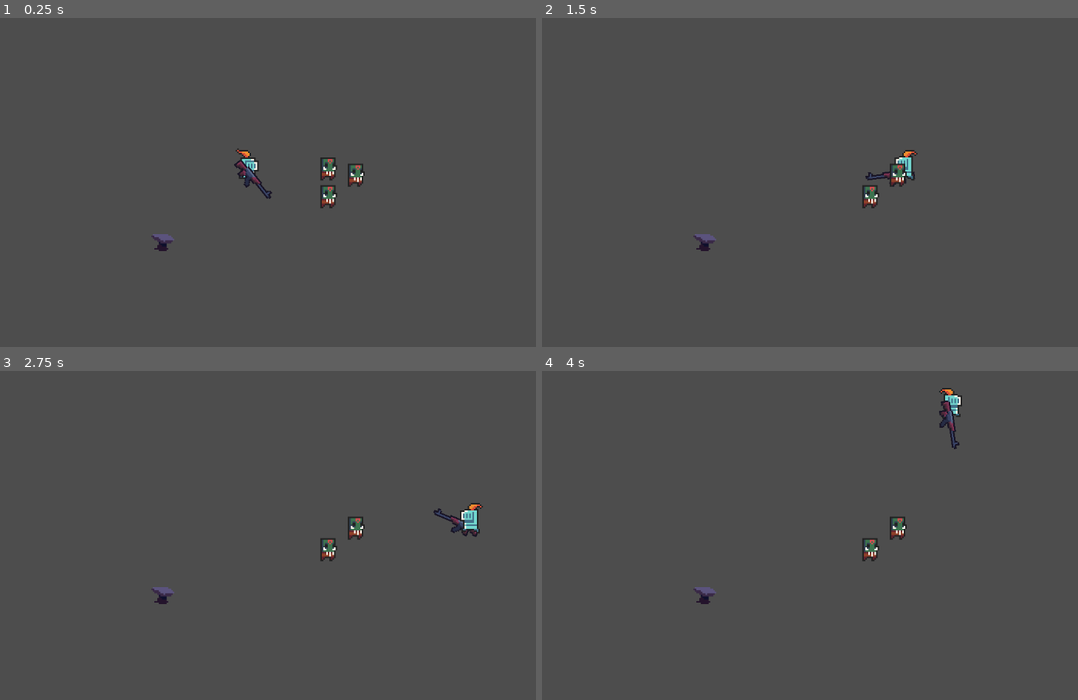
Above: before the commit, frames 1-4 (two rows, left to right).
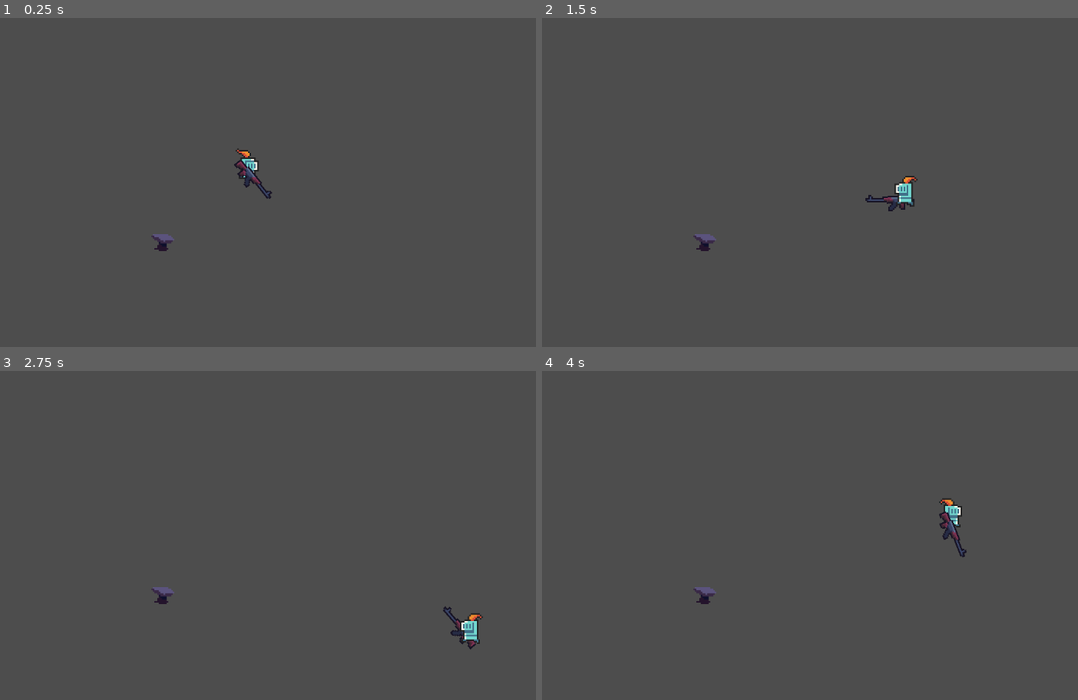
Above: after the commit, the same moments.

Repository: TadeoOrtiz/the-super-forge-game
Game: Godot game, scene res://scenes/test_room.tscn
Two runs of this game, one before a commit and one after it. Both use one fixed random seed, a clock stepped at 60 frames per second and the inputs below.
Inputs (mouse positions are in pixels of both pictures, inside the frame that each line leads up to):
- Up to frame 1 (0.25 s): no input
- Up to frame 2 (1.5 s): move the mouse to (927, 166) at 0.52 s; hold Right (ui_right) 0.53-1.28 s; click (927, 166) at 0.67 s; move the mouse to (681, 198) at 1.27 s; hold Down (ui_down) from 1.28 s (still down)
- Up to frame 3 (2.75 s): move the mouse to (316, 463) at 2.02 s; release Down (ui_down) at 2.03 s; hold Right (ui_right) from 2.03 s (still down)
- Up to frame 4 (4 s): move the mouse to (772, 601) at 2.77 s; release Right (ui_right) at 2.78 s; hold Up (ui_up) 2.78-3.53 s; click (772, 601) at 2.92 s; move the mouse to (976, 584) at 3.52 s; hold Left (ui_left) from 3.53 s (still down)

The runs differ from the first frame. In frame 1, 0.5% of the frame differs, in the area x 59-69%, y 42-58%; in frame 2, 1.0%; in frame 3, 1.2%; in frame 4, 1.2%, in the area x 59-80%, y 5-58%.
Error before the commit: Invalid call. Nonexistent function 'append' in base 'Resource (Inventory)'. (res://scripts/nodes/player.gd:73)

Commit message:
Enemy spawn test

Diff:
--- a/scenes/test_room.tscn
+++ b/scenes/test_room.tscn
@@ -1,25 +1,36 @@
-[gd_scene load_steps=4 format=3 uid="uid://b3hssikqw2bam"]
+[gd_scene load_steps=7 format=3 uid="uid://b3hssikqw2bam"]
 
 [ext_resource type="PackedScene" uid="uid://cdbxpauih6rdh" path="res://nodes/player.tscn" id="1_cjdlg"]
 [ext_resource type="PackedScene" uid="uid://c41hrrl0leucj" path="res://nodes/enemy.tscn" id="2_fw113"]
 [ext_resource type="PackedScene" uid="uid://bpefgq0bmv2m" path="res://nodes/anvil.tscn" id="3_ljf3f"]
+[ext_resource type="Script" path="res://scripts/nodes/enemy_spawner.gd" id="4_yepww"]
+[ext_resource type="Script" path="res://scripts/resources/spawn_info.gd" id="5_88q6c"]
+
+[sub_resource type="Resource" id="Resource_25b6t"]
+script = ExtResource("5_88q6c")
+time_start = 1
+time_end = 60
+enemy = ExtResource("2_fw113")
+enemy_num = 10
+enemy_spawn_delay = 1
 
 [node name="TestRoom" type="Node2D"]
 
 [node name="Player" parent="." instance=ExtResource("1_cjdlg")]
 position = Vector2(-8, -3)
 
-[node name="Enemy" parent="." instance=ExtResource("2_fw113")]
-position = Vector2(44, -2)
-
-[node name="Enemy2" parent="." instance=ExtResource("2_fw113")]
-position = Vector2(44, 16)
-
-[node name="Enemy3" parent="." instance=ExtResource("2_fw113")]
-position = Vector2(62, 2)
-
 [node name="Camera2D" type="Camera2D" parent="."]
 zoom = Vector2(3, 3)
 
 [node name="Anvil" parent="." instance=ExtResource("3_ljf3f")]
 position = Vector2(-63, 37)
+
+[node name="EnemySpawner" type="Node2D" parent="." node_paths=PackedStringArray("player")]
+script = ExtResource("4_yepww")
+spawns = Array[ExtResource("5_88q6c")]([SubResource("Resource_25b6t")])
+player = NodePath("../Player")
+
+[node name="Timer" type="Timer" parent="EnemySpawner"]
+autostart = true
+
+[connection signal="timeout" from="EnemySpawner/Timer" to="EnemySpawner" method="_on_timer_timeout"]
--- a/scripts/nodes/enemy.gd
+++ b/scripts/nodes/enemy.gd
@@ -5,6 +5,9 @@
 
 @export var loot : Item
 
+func _physics_process(delta):
+    velocity = -global_position.normalized() * 40
+    move_and_slide()
 
 func on_death(target : Node):
     if target is Projectile:
--- /dev/null
+++ b/scripts/nodes/enemy_spawner.gd
@@ -0,0 +1,54 @@
+extends Node2D
+
+@export var spawns: Array[SpawnInfo] = []
+@export var player: Node
+
+@export var time = 0
+
+signal changetime(time)
+
+func _on_timer_timeout():
+	time += 1
+	var enemy_spawns = spawns
+	for i in enemy_spawns:
+		if time >= i.time_start and time <= i.time_end:
+			if i.spawn_delay_counter < i.enemy_spawn_delay:
+				i.spawn_delay_counter += 1
+			else:
+				i.spawn_delay_counter = 0
+				var new_enemy = i.enemy
+				var counter = 0
+				while  counter < i.enemy_num:
+					var enemy_spawn = new_enemy.instantiate()
+					enemy_spawn.global_position = get_random_position()
+					add_child(enemy_spawn)
+					counter += 1
+	emit_signal("changetime",time)
+
+func get_random_position():
+	var vpr = get_viewport_rect().size * randf_range(1.1,1.4)
+	var top_left = Vector2(player.global_position.x - vpr.x/2, player.global_position.y - vpr.y/2)
+	var top_right = Vector2(player.global_position.x + vpr.x/2, player.global_position.y - vpr.y/2)
+	var bottom_left = Vector2(player.global_position.x - vpr.x/2, player.global_position.y + vpr.y/2)
+	var bottom_right = Vector2(player.global_position.x + vpr.x/2, player.global_position.y + vpr.y/2)
+	var pos_side = ["up","down","right","left"].pick_random()
+	var spawn_pos1 = Vector2.ZERO
+	var spawn_pos2 = Vector2.ZERO
+
+	match pos_side:
+		"up":
+			spawn_pos1 = top_left
+			spawn_pos2 = top_right
+		"down":
+			spawn_pos1 = bottom_left
+			spawn_pos2 = bottom_right
+		"right":
+			spawn_pos1 = top_right
+			spawn_pos2 = bottom_right
+		"left":
+			spawn_pos1 = top_left
+			spawn_pos2 = bottom_left
+
+	var x_spawn = randf_range(spawn_pos1.x, spawn_pos2.x)
+	var y_spawn = randf_range(spawn_pos1.y,spawn_pos2.y)
+	return Vector2(x_spawn,y_spawn)
--- /dev/null
+++ b/scripts/resources/spawn_info.gd
@@ -0,0 +1,10 @@
+class_name SpawnInfo
+extends Resource
+
+@export var time_start:int
+@export var time_end:int
+@export var enemy:Resource
+@export var enemy_num:int
+@export var enemy_spawn_delay:int
+
+var spawn_delay_counter = 0
